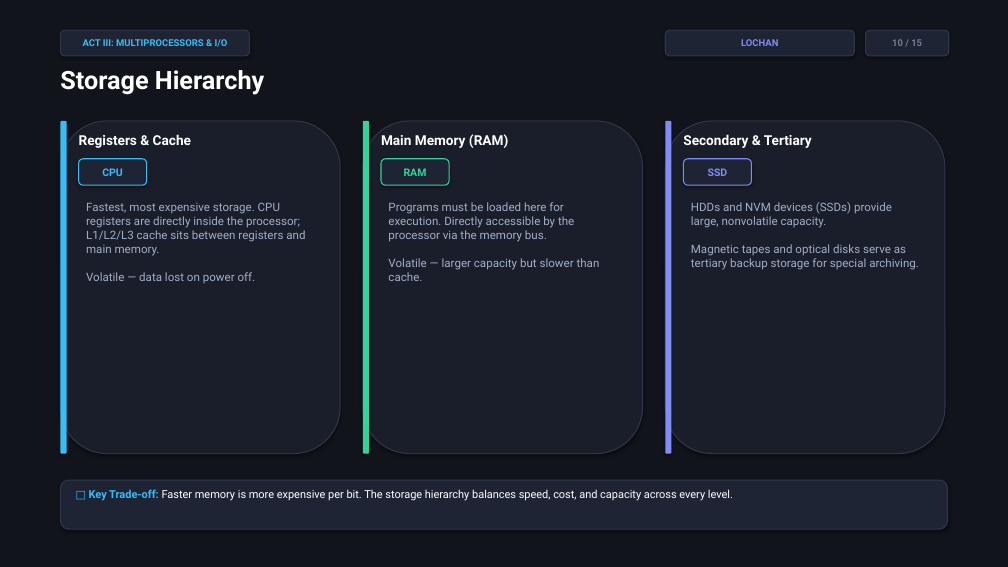
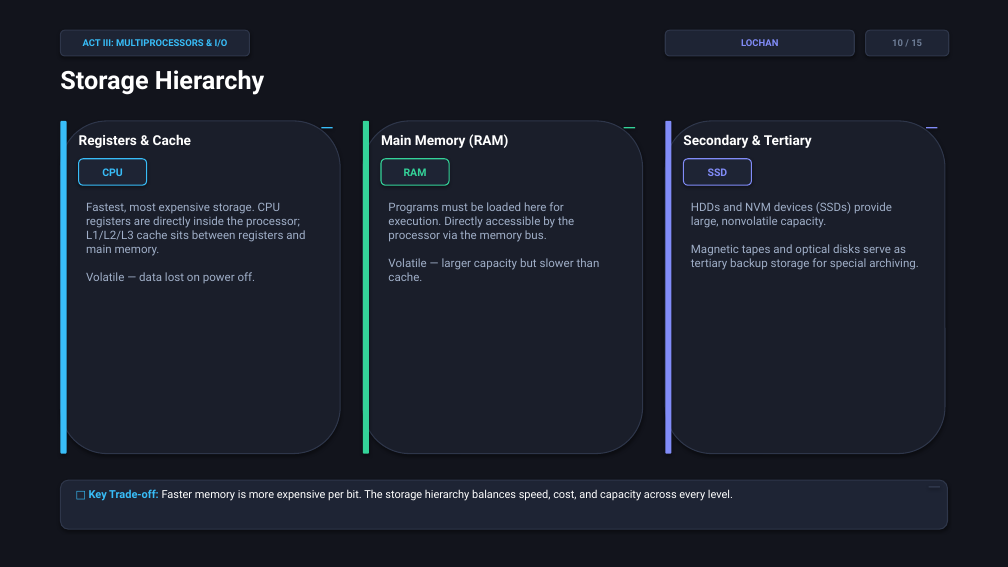
Before and after one commit to vangaramcharan2007-del/alfred, a slide deck: slide 10 of Computer_System_Architecture_Cinematic.pptx. Drawn at 1008x567 pixels with LibreOffice and Linux fonts; fonts in the diff are those of the drawing. Boxes give left, top, right and bottom in pixels: in the first picture for what was removed or moved away, otherwise in the second. Text is boxed around its words. In the diff, an @@ line names an element or a change of style, - is before the commit and + after.

```diff
--- a/Computer_System_Architecture_Cinematic.pptx
+++ b/Computer_System_Architecture_Cinematic.pptx
@@ rectangle added at (x1=321, y1=127, x2=333, y2=129), fill #38BDF8 @@
@@ rectangle added at (x1=624, y1=127, x2=635, y2=129), fill #34D399 @@
@@ rectangle added at (x1=926, y1=127, x2=938, y2=129), fill #818CF8 @@
@@ rectangle added at (x1=929, y1=486, x2=940, y2=488), fill #2E364A @@
```
Also in this commit, not shown: 14 other slides changed, 9 other files.
